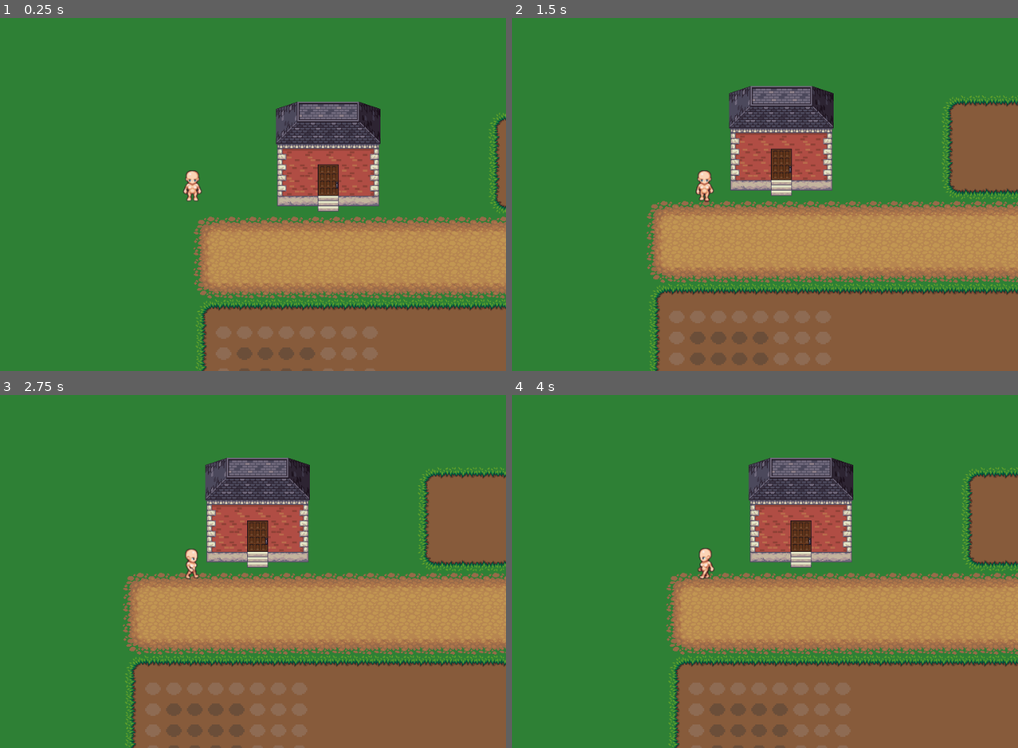
Above: before the commit, frames 1-4 (two rows, left to right).
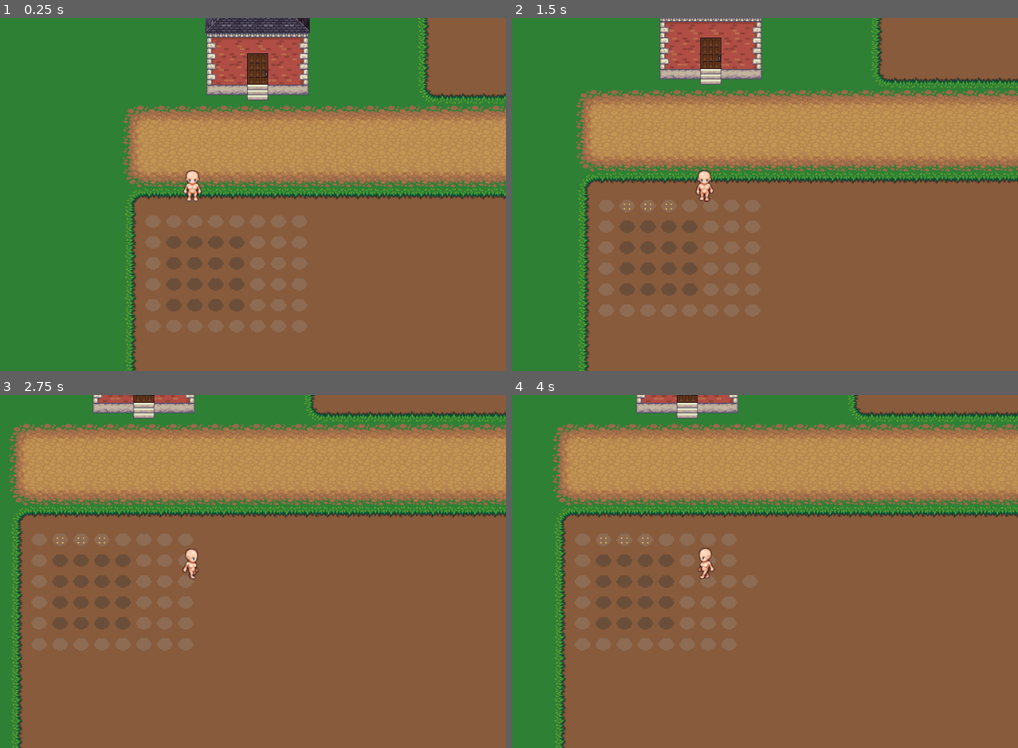
Above: after the commit, the same moments.

Repository: hagabooga/welcome-of-fate-godot
Game: Godot game, scene res://World.tscn
Same seed, same stepped clock (60 frames per second), same inputs: the game is played once before the commit and once after it.
Inputs:
- Up to frame 1 (0.25 s): no input
- Up to frame 2 (1.5 s): tap Enter at 0.5 s; hold Right (ui_right) 0.53-1.28 s; tap E (action) at 0.6 s; tap Space (ui_accept) at 0.77, 1.07 s; tap V (v) at 0.8, 1.35 s; hold Down (ui_down) from 1.28 s (still down)
- Up to frame 3 (2.75 s): tap Space (ui_accept) at 1.52, 1.82, 2.3 s; tap Z (z) at 1.55, 2.1 s; release Down (ui_down) at 2.03 s; hold Right (ui_right) from 2.03 s (still down)
- Up to frame 4 (4 s): release Right (ui_right) at 2.78 s; hold Page Up (ui_page_up, bound only after the commit) 2.78-3.53 s; tap Space (ui_accept) at 2.85, 3.02, 3.32, 3.5, 3.77 s; tap E (action) at 3.05, 3.6 s; hold Left (ui_left) from 3.53 s (still down); tap V (v) at 3.8 s

The runs differ from the first frame. In frame 1, 50% of the frame differs, in the area x 24-100%, y 0-100%; in frame 2, 58%; in frame 3, 69%, in the area x 1-100%, y 0-100%; in frame 4, 65%.

Commit message:
Implemented player actions and tools
player has action button and objects in world can be acted on
player has tool button, uses the tool.
better plant and item optimization

Diff:
--- a/Booga's Welcome of Fate/Player.gd
+++ b/Booga's Welcome of Fate/Player.gd
@@ -11,11 +11,11 @@
 	velocity = Vector2()
 	if Input.is_action_pressed('ui_right'):
 		velocity.x = 1
-	if Input.is_action_pressed('ui_left'):
+	elif Input.is_action_pressed('ui_left'):
 		velocity.x = -1
 	if Input.is_action_pressed('ui_down'):
 		velocity.y = 1
-	if Input.is_action_pressed('ui_up'):
+	elif Input.is_action_pressed('ui_up'):
 		velocity.y = -1
 	if velocity.x == 1:
 		$AnimatedSprite.flip_h = true
@@ -41,8 +41,8 @@
 
 func get_action_input():
 	var anim = $AnimatedSprite.animation.substr(0,4)
-	#print(anim)
-	if (Input.is_action_just_pressed("z") and (anim == "idle" or anim == "walk")):
+	var grabbables = $HurtArea.get_overlapping_areas()
+	if (Input.is_action_just_pressed("z") and (anim == "idle" or anim == "walk") and len(grabbables) > 0):
 		if ($AnimatedSprite.animation == "walk_up" or $AnimatedSprite.animation == "idle_up"):
 			$AnimatedSprite.play("grab_up")
 			facing = "up"
@@ -52,12 +52,12 @@
 		elif ($AnimatedSprite.animation == "walk_down" or $AnimatedSprite.animation == "idle_down"):
 			$AnimatedSprite.play("grab_down")
 			facing = "down"
-		var grabbables = $HurtArea.get_overlapping_areas()
-		if len(grabbables) > 0:
-			$HurtArea.get_overlapping_areas()[0].emit_signal("grabbing")
+		$HurtArea.get_overlapping_areas()[0].emit_signal("action")
 		canMove = false
-		for x in inventory.items:
-			print(x.ming,x.cost)
+	if Input.is_action_just_pressed("action"):
+		$Tool.use()
+	if Input.is_action_just_pressed("ui_page_up"):
+		$Tool.set_script(load("res://hoe.gd"))
 
 func _physics_process(delta):
 	get_action_input()
--- a/Booga's Welcome of Fate/Player.tscn
+++ b/Booga's Welcome of Fate/Player.tscn
@@ -19,21 +19,22 @@
 [ext_resource path="res://sprites/player/walk/image_part_027.png" type="Texture" id=17]
 [ext_resource path="res://sprites/player/walk/image_part_010.png" type="Texture" id=18]
 [ext_resource path="res://sprites/player/walk/image_part_001.png" type="Texture" id=19]
-[ext_resource path="res://sprites/player/walk/image_part_002.png" type="Texture" id=20]
-[ext_resource path="res://sprites/player/walk/image_part_003.png" type="Texture" id=21]
-[ext_resource path="res://sprites/player/walk/image_part_004.png" type="Texture" id=22]
-[ext_resource path="res://sprites/player/walk/image_part_005.png" type="Texture" id=23]
-[ext_resource path="res://sprites/player/walk/image_part_006.png" type="Texture" id=24]
-[ext_resource path="res://sprites/player/walk/image_part_007.png" type="Texture" id=25]
-[ext_resource path="res://sprites/player/walk/image_part_008.png" type="Texture" id=26]
-[ext_resource path="res://sprites/player/walk/image_part_009.png" type="Texture" id=27]
-[ext_resource path="res://sprites/player/walk/image_part_019.png" type="Texture" id=28]
-[ext_resource path="res://sprites/player/grab/grab_sheet1.png" type="Texture" id=29]
-[ext_resource path="res://sprites/player/grab/grab_sheet2.png" type="Texture" id=30]
-[ext_resource path="res://sprites/player/grab/grab_sheet13.png" type="Texture" id=31]
-[ext_resource path="res://sprites/player/grab/grab_sheet14.png" type="Texture" id=32]
-[ext_resource path="res://sprites/player/grab/grab_sheet7.png" type="Texture" id=33]
-[ext_resource path="res://sprites/player/grab/grab_sheet8.png" type="Texture" id=34]
+[ext_resource path="res://sprites/player/grab/grab_sheet13.png" type="Texture" id=20]
+[ext_resource path="res://sprites/player/grab/grab_sheet14.png" type="Texture" id=21]
+[ext_resource path="res://sprites/player/grab/grab_sheet1.png" type="Texture" id=22]
+[ext_resource path="res://sprites/player/grab/grab_sheet2.png" type="Texture" id=23]
+[ext_resource path="res://sprites/player/walk/image_part_019.png" type="Texture" id=24]
+[ext_resource path="res://sprites/player/grab/grab_sheet7.png" type="Texture" id=25]
+[ext_resource path="res://sprites/player/grab/grab_sheet8.png" type="Texture" id=26]
+[ext_resource path="res://sprites/player/walk/image_part_002.png" type="Texture" id=27]
+[ext_resource path="res://sprites/player/walk/image_part_003.png" type="Texture" id=28]
+[ext_resource path="res://sprites/player/walk/image_part_004.png" type="Texture" id=29]
+[ext_resource path="res://sprites/player/walk/image_part_005.png" type="Texture" id=30]
+[ext_resource path="res://sprites/player/walk/image_part_006.png" type="Texture" id=31]
+[ext_resource path="res://sprites/player/walk/image_part_007.png" type="Texture" id=32]
+[ext_resource path="res://sprites/player/walk/image_part_008.png" type="Texture" id=33]
+[ext_resource path="res://sprites/player/walk/image_part_009.png" type="Texture" id=34]
+[ext_resource path="res://seed_bag.gd" type="Script" id=35]
 
 [sub_resource type="SpriteFrames" id=1]
 animations = [ {
@@ -57,36 +58,36 @@
 "name": "idle_up",
 "speed": 5.0
 }, {
-"frames": [ ExtResource( 20 ), ExtResource( 21 ), ExtResource( 22 ), ExtResource( 23 ), ExtResource( 24 ), ExtResource( 25 ), ExtResource( 26 ), ExtResource( 27 ) ],
-"loop": true,
-"name": "walk_up",
-"speed": 8.0
+"frames": [ ExtResource( 20 ), ExtResource( 21 ) ],
+"loop": false,
+"name": "grab_down",
+"speed": 4.0
 }, {
-"frames": [ ExtResource( 28 ) ],
+"frames": [ ExtResource( 22 ), ExtResource( 23 ) ],
+"loop": false,
+"name": "grab_up",
+"speed": 4.0
+}, {
+"frames": [ ExtResource( 24 ) ],
 "loop": true,
 "name": "idle_down",
 "speed": 5.0
 }, {
-"frames": [ ExtResource( 29 ), ExtResource( 30 ) ],
-"loop": false,
-"name": "grab_up",
-"speed": 4.0
-}, {
-"frames": [ ExtResource( 31 ), ExtResource( 32 ) ],
-"loop": false,
-"name": "grab_down",
-"speed": 4.0
-}, {
-"frames": [ ExtResource( 33 ), ExtResource( 34 ) ],
+"frames": [ ExtResource( 25 ), ExtResource( 26 ) ],
 "loop": false,
 "name": "grab_side",
 "speed": 4.0
+}, {
+"frames": [ ExtResource( 27 ), ExtResource( 28 ), ExtResource( 29 ), ExtResource( 30 ), ExtResource( 31 ), ExtResource( 32 ), ExtResource( 33 ), ExtResource( 34 ) ],
+"loop": true,
+"name": "walk_up",
+"speed": 8.0
 } ]
 
 [sub_resource type="CircleShape2D" id=2]
 
 [sub_resource type="RectangleShape2D" id=3]
-extents = Vector2( 9.82714, 10.2143 )
+extents = Vector2( 8.25859, 10.2143 )
 
 [node name="Player" type="KinematicBody2D"]
 script = ExtResource( 1 )
@@ -120,4 +121,8 @@
 drag_margin_right = 0.0
 drag_margin_bottom = 0.0
 
+[node name="Tool" type="Node2D" parent="."]
+position = Vector2( -0.358978, 0 )
+script = ExtResource( 35 )
+
 [connection signal="animation_finished" from="AnimatedSprite" to="." method="_on_AnimatedSprite_animation_finished"]
--- a/Booga's Welcome of Fate/Turnip.gd
+++ b/Booga's Welcome of Fate/Turnip.gd
@@ -2,5 +2,4 @@
 
 func _ready():
 	stages = {3: "0", 6: "ready"}
-	plant_name = "Turnip"
-	item_id = 0
+	ming = "Turnip"
--- a/Booga's Welcome of Fate/World.gd
+++ b/Booga's Welcome of Fate/World.gd
@@ -1,53 +1,17 @@
 extends Node2D
 
-var seed_scene = preload("res://plants/Plant.tscn")
-var plants = []
+
+func _ready():
+	world_globals.tilemap_soil_objects = $TileMaps/SoilObjects
+	world_globals.tilemap_soil = $TileMaps/Soil
+	world_globals.plants_obj = $Plants
 
 
-func get_player_facing_tile_pos():
-	var pos = $TileMaps/Soil.world_to_map($Player.global_position)
-	var anim = $Player.get_node("AnimatedSprite").animation
-	if anim == "idle_side" or anim == "walk_side":
-		if($Player.get_node("AnimatedSprite").flip_h == true):
-			pos.x += 1
-		else:
-			pos.x += -1
-	elif anim == "idle_up" or anim == "walk_up":
-		pos.y += -1
-	elif anim == "idle_down" or anim == "walk_down":
-		pos.y += 1
-	#print(pos)
-	return pos
+
 
 func _process(delta):
-	if Input.is_action_just_pressed("ui_accept"):
-		if $TileMaps/Soil.get_cell_autotile_coord(get_player_facing_tile_pos().x,(get_player_facing_tile_pos().y)) == Vector2(1,3):
-			$TileMaps/SoilObjects.set_cellv(get_player_facing_tile_pos(), 1)
-	if Input.is_action_just_pressed("action"):
-		for i in range(-1,2):
-			for j in range(-1,2):
-				var posit = $TileMaps/Soil.world_to_map($Player.global_position)
-				var current_tile = Vector2(posit.x+i,posit.y+j)
-				if  $TileMaps/Soil.get_cell_autotile_coord(current_tile.x,current_tile.y) == Vector2(1,3) and\
-					($TileMaps/SoilObjects.get_cellv(current_tile) == 0 or $TileMaps/SoilObjects.get_cellv(current_tile) == 1):
-						var occupied = false;
-						for x in plants:
-							if (x.tile_pos == current_tile):
-								occupied = true
-						if !occupied:
-							var pos = $TileMaps/Soil.map_to_world(current_tile)
-							var new_seed = seed_scene.instance()
-							new_seed.set_script(load("res://Turnip.gd"))
-							new_seed.global_position = pos
-							$Plants.add_child(new_seed)
-							new_seed.tile_pos = current_tile
-							plants.append(new_seed)
-
 	if Input.is_action_just_pressed("ui_cancel"):
-		world_globals.emit_next_day()
-	if Input.is_action_just_pressed("v"):
-		print($Player/HurtArea.get_overlapping_areas())
-
+		world_globals.next_day()
 
 func _on_WarpToInside_body_entered(body):
 	body.global_position = $Objects/InsidePlayerHome/WarpPoint.global_position
--- a/Booga's Welcome of Fate/World.tscn
+++ b/Booga's Welcome of Fate/World.tscn
@@ -19,6 +19,9 @@
 script = ExtResource( 1 )
 
 [node name="TileMaps" type="Node2D" parent="."]
+__meta__ = {
+"_edit_lock_": true
+}
 
 [node name="Grass" type="TileMap" parent="TileMaps"]
 tile_set = ExtResource( 2 )
@@ -89,6 +92,7 @@
 [node name="Plants" type="Node2D" parent="."]
 
 [node name="Player" parent="." instance=ExtResource( 8 )]
+position = Vector2( 108, 170 )
 
 [connection signal="body_entered" from="Objects/PlayerHome/WarpToInside" to="." method="_on_WarpToInside_body_entered"]
 [connection signal="body_entered" from="Objects/InsidePlayerHome/WarpToOutsideHome" to="." method="_on_WarpToOutsideHome_body_entered"]
--- /dev/null
+++ b/Booga's Welcome of Fate/hoe.gd
@@ -0,0 +1,6 @@
+extends "res://tool.gd"
+
+func use():
+	if world_globals.tilemap_soil.get_cell_autotile_coord(get_player_facing_tile_pos().x,\
+	(get_player_facing_tile_pos().y)) == Vector2(1,3):
+		world_globals.tilemap_soil_objects.set_cellv(get_player_facing_tile_pos(), 0)
--- a/Booga's Welcome of Fate/inventory.gd
+++ b/Booga's Welcome of Fate/inventory.gd
@@ -8,7 +8,7 @@
 
 func _ready():
 	var file = File.new()
-	file.open("res://items.json", file.READ)
+	file.open("res://items_plant.json", file.READ)
 	item_database = parse_json(file.get_as_text())
 	#print(item_database)
 
@@ -22,7 +22,7 @@
 func add_item(mingz):
 	items.push_front(find_item(mingz))
 
-func make_item(name):
-	var x = item_database[name]
-	var i = item.new(name,x.cost)
+func make_item(ming):
+	var x = item_database[ming]
+	var i = item.new(ming,x.cost)
 	return i
--- a/Booga's Welcome of Fate/item.gd
+++ b/Booga's Welcome of Fate/item.gd
@@ -1,4 +1,4 @@
-extends Node
+extends StaticBody2D
 
 var ming
 var cost
--- a/Booga's Welcome of Fate/items.json
+++ b/Booga's Welcome of Fate/items.json
@@ -1,11 +1,12 @@
 {
     "Turnip":
     {
+        "edible": true,
         "cost": 100
     },
     "Beet":
     {
-
+        "edible": true,
         "cost": 100
     }
 }
--- /dev/null
+++ b/Booga's Welcome of Fate/items_plant.json
@@ -0,0 +1,10 @@
+{
+    "Turnip":
+    {
+        "cost": 100,
+    },
+    "Beet":
+    {
+        "cost": 100,
+    }
+}
--- a/Booga's Welcome of Fate/plants/Actionable.gd
+++ b/Booga's Welcome of Fate/plants/Actionable.gd
@@ -1,3 +1,3 @@
 extends Area2D
 
-signal grabbing
+signal action
--- a/Booga's Welcome of Fate/plants/Plant.gd
+++ b/Booga's Welcome of Fate/plants/Plant.gd
@@ -1,16 +1,16 @@
-extends StaticBody2D
+extends StaticBody2D#"res://item.gd"
 
 var days_elapsed = 0
-var plant_name
 var tile_pos
 var stages = {}
-var item_id
+var ming
+
 
 func _on_next_day():
 	days_elapsed += 1
 	if days_elapsed in stages:
 		var stage = stages[days_elapsed]
-		var path = (plant_name.to_lower()) + "/" + stage
+		var path = (ming.to_lower()) + "/" + stage
 		$Sprite.texture = load("res://plants/" + path + ".png")
 		$CollisionShape2D.disabled = false
 		if (stage == "ready"):
@@ -20,18 +20,22 @@
 func _ready():
 	world_globals.connect("next_day", self, "_on_next_day")
 
-func _on_Grabbable_grabbing():
-	$Sprite.texture = load("res://plants/" + plant_name.to_lower() + "/"+ "product"+ ".png")
+
+func _on_Timer_timeout():
+	var i = 0
+	for x in world_globals.plants:
+		if x.tile_pos == self.tile_pos:
+			world_globals.plants.remove(i)
+			break
+		i += 1
+	queue_free()
+	print(inventory.items)
+
+
+func _on_Actionable_action():
+	$Sprite.texture = load("res://plants/" + ming.to_lower() + "/"+ "product"+ ".png")
 	$CollisionShape2D.disabled = true
 	$Actionable/GrabArea.disabled = true
-	inventory.add_item(plant_name)
+	inventory.add_item(ming)
+	$AnimationPlayer.play("Pluck")
 	$Timer.start()
-
-#func _physics_process(delta):
-#	if (y <= dy):
-#		move_and_slide(Vector2(x,y))
-#		y += (dy/time) * 2
-#		time -= 1
-
-func _on_Timer_timeout():
-	queue_free()
--- a/Booga's Welcome of Fate/plants/Plant.tscn
+++ b/Booga's Welcome of Fate/plants/Plant.tscn
@@ -1,24 +1,37 @@
 [gd_scene load_steps=6 format=2]
 
-[ext_resource path="res://plants/Plant.gd" type="Script" id=1]
-[ext_resource path="res://Actionable.tscn" type="PackedScene" id=2]
-[ext_resource path="res://plants/seed.png" type="Texture" id=3]
+[ext_resource path="res://Actionable.tscn" type="PackedScene" id=1]
+[ext_resource path="res://plants/seed.png" type="Texture" id=2]
 
-[sub_resource type="CircleShape2D" id=3]
-radius = 23.0868
+[sub_resource type="CircleShape2D" id=1]
+radius = 18.0
 
 [sub_resource type="RectangleShape2D" id=2]
 extents = Vector2( 16, 16 )
 
+[sub_resource type="Animation" id=3]
+resource_name = "Pluck"
+tracks/0/type = "value"
+tracks/0/path = NodePath("Sprite:position")
+tracks/0/interp = 2
+tracks/0/loop_wrap = true
+tracks/0/imported = false
+tracks/0/enabled = true
+tracks/0/keys = {
+"times": PoolRealArray( 0, 0.2, 1 ),
+"transitions": PoolRealArray( 1, 1, 1 ),
+"update": 0,
+"values": [ Vector2( 0, 0 ), Vector2( 0, -19 ), Vector2( 0, 0 ) ]
+}
+
 [node name="Plant" type="StaticBody2D"]
-script = ExtResource( 1 )
 
-[node name="Actionable" parent="." instance=ExtResource( 2 )]
+[node name="Actionable" parent="." instance=ExtResource( 1 )]
 position = Vector2( 16, 17 )
 
 [node name="GrabArea" type="CollisionShape2D" parent="Actionable"]
 position = Vector2( 0, -1 )
-shape = SubResource( 3 )
+shape = SubResource( 1 )
 disabled = true
 
 [node name="CollisionShape2D" type="CollisionShape2D" parent="."]
@@ -27,12 +40,15 @@
 disabled = true
 
 [node name="Sprite" type="Sprite" parent="."]
-texture = ExtResource( 3 )
+texture = ExtResource( 2 )
 centered = false
 
 [node name="Timer" type="Timer" parent="."]
 wait_time = 0.6
 one_shot = true
 
-[connection signal="grabbing" from="Actionable" to="." method="_on_Grabbable_grabbing"]
+[node name="AnimationPlayer" type="AnimationPlayer" parent="."]
+anims/Pluck = SubResource( 3 )
+
+[connection signal="action" from="Actionable" to="." method="_on_Actionable_action"]
 [connection signal="timeout" from="Timer" to="." method="_on_Timer_timeout"]
--- a/Booga's Welcome of Fate/project.godot
+++ b/Booga's Welcome of Fate/project.godot
@@ -105,7 +105,8 @@
 }
 ui_page_up={
 "deadzone": 0.5,
-"events": [  ]
+"events": [ Object(InputEventKey,"resource_local_to_scene":false,"resource_name":"","device":0,"alt":false,"shift":false,"control":false,"meta":false,"command":false,"pressed":false,"scancode":16777235,"unicode":0,"echo":false,"script":null)
+ ]
 }
 ui_page_down={
 "deadzone": 0.5,
--- /dev/null
+++ b/Booga's Welcome of Fate/seed_bag.gd
@@ -0,0 +1,26 @@
+extends "res://tool.gd"
+
+var seed_scene = preload("res://plants/Plant.tscn")
+var plant_ming
+
+
+
+func use():
+	var tile_soilobj = world_globals.tilemap_soil_objects
+	for i in range(-1,2):
+		for j in range(-1,2):
+			var posit = world_globals.tilemap_soil.world_to_map(global_position)
+			var current_tile = Vector2(posit.x+i,posit.y+j)
+			if (tile_soilobj.get_cellv(current_tile) == 0 or tile_soilobj.get_cellv(current_tile) == 1):
+				#$TileMaps/Soil.get_cell_autotile_coord(current_tile.x,current_tile.y) == Vector2(1,3) and\
+				var occupied = false;
+				for x in world_globals.plants_obj.get_children():
+					if (x.tile_pos == current_tile):
+						occupied = true
+				if !occupied:
+					var new_seed = seed_scene.instance()
+					new_seed.set_script(load("res://Turnip.gd"))
+					new_seed.global_position = world_globals.tilemap_soil.map_to_world(current_tile)
+					new_seed.tile_pos = current_tile
+					world_globals.plants_obj.add_child(new_seed)
+					#world_globals.plants.append(new_seed)
--- /dev/null
+++ b/Booga's Welcome of Fate/tool.gd
@@ -0,0 +1,18 @@
+extends Node2D
+
+func get_player_facing_tile_pos():
+	var pos = world_globals.tilemap_soil.world_to_map(global_position)
+	var anim = get_parent().get_node("AnimatedSprite").animation
+	if anim == "idle_side" or anim == "walk_side":
+		if(get_parent().get_node("AnimatedSprite").flip_h == true):
+			pos.x += 1
+		else:
+			pos.x += -1
+	elif anim == "idle_up" or anim == "walk_up":
+		pos.y += -1
+	elif anim == "idle_down" or anim == "walk_down":
+		pos.y += 1
+	return pos
+
+func use():
+	pass
--- a/Booga's Welcome of Fate/world_globals.gd
+++ b/Booga's Welcome of Fate/world_globals.gd
@@ -2,8 +2,13 @@
 
 var month = 1
 var day = 1
+var plants = []
+var plants_obj
+var tilemap_soil_objects
+var tilemap_soil
 
 signal next_day
 
-func emit_next_day():
+func next_day():
+	day += 1
 	emit_signal("next_day")
Not shown: 1 places in Booga's Welcome of Fate/Player.tscn that only renumber resources
